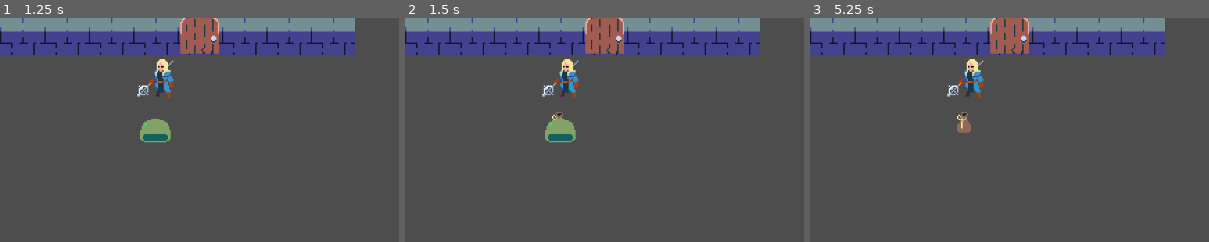
Above: before the commit, frames 1-3 (left to right).
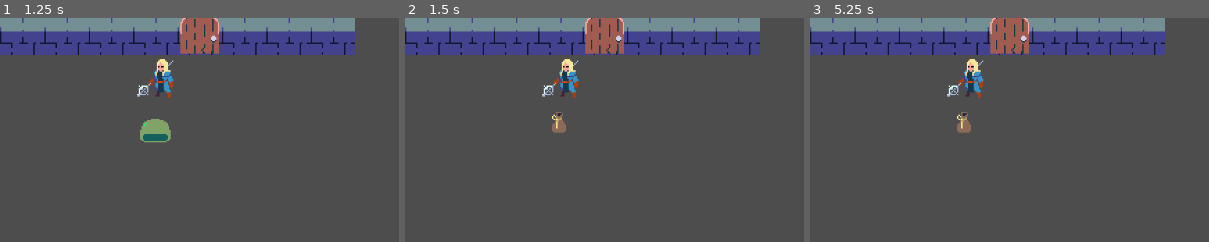
Above: after the commit, the same moments.

Repository: pryganss/TB-DCrawl
Game: Godot game, scene res://game.tscn
The game is run twice, just before and just after one commit, with the same random seed, the same clock (stepped at 60 frames per second) and the same inputs.
Inputs:
- Up to frame 1 (1.25 s): tap Enter at 0.5 s; hold Right (ui_right) from 0.53 s (still down)
- Up to frame 2 (1.5 s): tap Space at 1.25 s; release Right (ui_right) at 1.28 s; hold Down (ui_down) from 1.28 s (still down)
- Up to frame 3 (5.25 s): tap Enter at 2, 3.5 s; release Down (ui_down) at 2.03 s; hold Right (ui_right) 2.03-2.78 s; tap Space at 2.75, 4.25 s; hold Up (ui_up) 2.78-3.53 s; hold Left (ui_left) 3.53-5.03 s; hold Down (ui_down) from 5.03 s (still down)
The pictures show only the part of the screen within x 0-50%, y 21-71%; the shares and areas given below are measured in that part.

Frame 1 is identical in both runs. In frame 2, 0.7% of the frame differs, in the area x 35-43%, y 45-56%; in frame 3, nothing differs.
Error in both runs: Cannot call method 'get_custom_data' on a null value. (res://src/Entities/Components/movement_component.gd:13)

Commit message:
fix bug where entity can't die before its first turn

Diff:
--- a/src/game_manager.gd
+++ b/src/game_manager.gd
@@ -65,12 +65,16 @@
 
 	return entity
 
-func pop_entity(entity: Entity):
-	initiative.erase(initiative.find_key(entity))
+func pop_actor(entity: Entity):
+	if initiative.find_key(entity): initiative.erase(initiative.find_key(entity))
 	entity.queue_free()
 
 func add_actor(entity: Entity):
 	entities.add_child(entity)
+
+	var fighter_component = entity.components.get(cpnt.FIGHTER) as FighterComponent
+	if fighter_component:
+		fighter_component.died.connect(pop_actor)
 
 	await turn_ended
 
@@ -81,10 +85,6 @@
 		else:
 			initiative[first_turn] = entity
 			break
-
-	var fighter_component = entity.components.get(cpnt.FIGHTER) as FighterComponent
-	if fighter_component:
-		fighter_component.died.connect(pop_entity)
 
 func take_turn(action: Action, entity: Entity):
 	var delay = action.perform()
